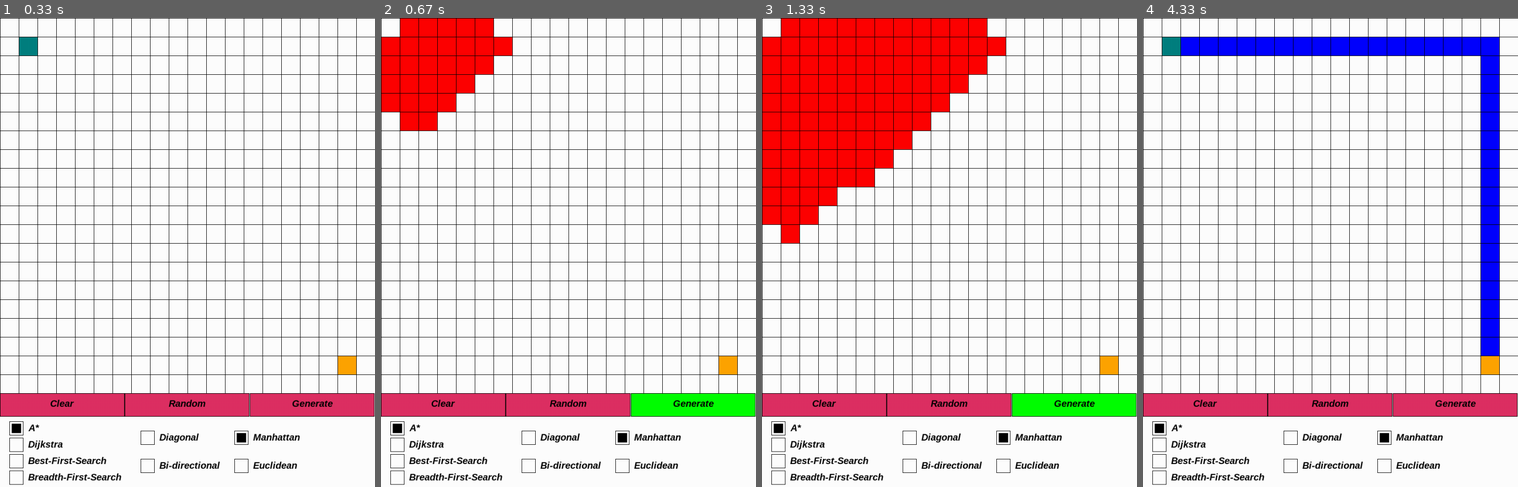
Above: before the commit, frames 1-4 (left to right).
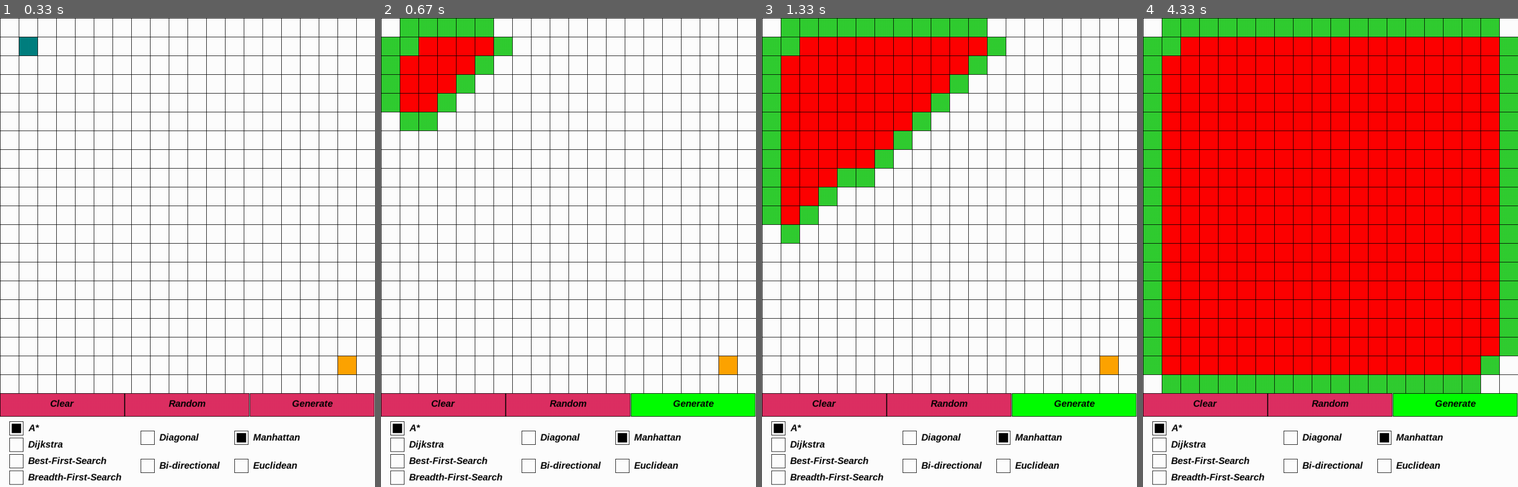
Above: after the commit, the same moments.

Repository: AllanMildzi/Pathfinder_pygame
Game: pygame game, started from main.py
Same seed, same stepped clock (60 frames per second), same inputs: the game is played once before the commit and once after it.
Inputs:
- Up to frame 1 (0.33 s): no input
- Up to frame 2 (0.67 s): click "Generate" at 0.38 s
- Up to frame 3 (1.33 s): no input
- Up to frame 4 (4.33 s): no input

Frame 1 is identical in both runs. In frame 2, 3.0% of the frame differs, in the area x 0-35%, y 0-24%; in frame 3, 6.4%; in frame 4, 76%, in the area x 0-100%, y 0-85%.

Commit message:
Added a color distinction between neighbors nodes and nodes from the open list

Diff:
--- a/main.py
+++ b/main.py
@@ -91,9 +91,9 @@
 
 
 def draw_path(color, path, width):
-    for p in path:
-        node_rect = pygame.Rect(p[1] * width + 1, p[0] * width + 1, width - 1, width - 1)
-        pygame.draw.rect(win, color, node_rect)
+    for node in path:
+        node.draw(color, node.get_node_rect(width))
+        freeze(0.2)
 
 
 def freeze(ms):
@@ -118,7 +118,7 @@
     path = []
     current = current_node
     while current is not None:
-        path.append(current.position)
+        path.append(current)
         current = current.parent
     return path[1:-1]
 
@@ -148,6 +148,8 @@
                 current_node = node
                 current_index = index
 
+        node.draw(RED, current_node.get_node_rect(node_width))
+
         if current_iteration > max_iterations:
             return return_path(current_node)
 
@@ -176,9 +178,9 @@
                 continue
 
             new_node = Node(current_node, node_position)
-            new_node.draw(RED, new_node.get_node_rect(node_width))
+            new_node.draw(LIME, new_node.get_node_rect(node_width))
             pygame.display.update()
-            freeze(1)
+            freeze(0.1)
 
             children.append(new_node)
 
@@ -190,11 +192,6 @@
             for open_node in open_list:
                 if open_node == child and child.g >= open_node.g:
                     open_list.remove(child)
-                    continue
-
-            for closed_node in closed_list:
-                if closed_node == child:
-                    closed_list.remove(child)
                     continue
 
             open_list.append(child)
--- a/settings.py
+++ b/settings.py
@@ -5,6 +5,7 @@
 BLACK = (0, 0, 0)
 WHITE = (255, 255, 255)
 GREEN = (0, 255, 0)
+LIME = (50, 205, 50)
 CERISE = (222, 49, 99)
 TEAL = (0, 128, 128)
 ORANGE = (255, 165, 0)
